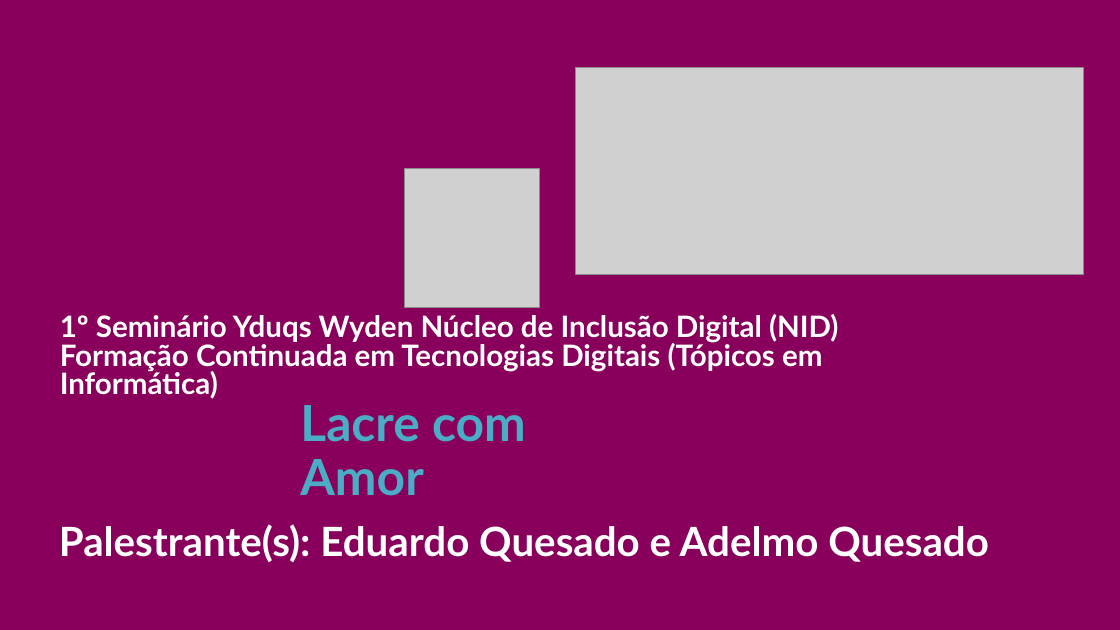
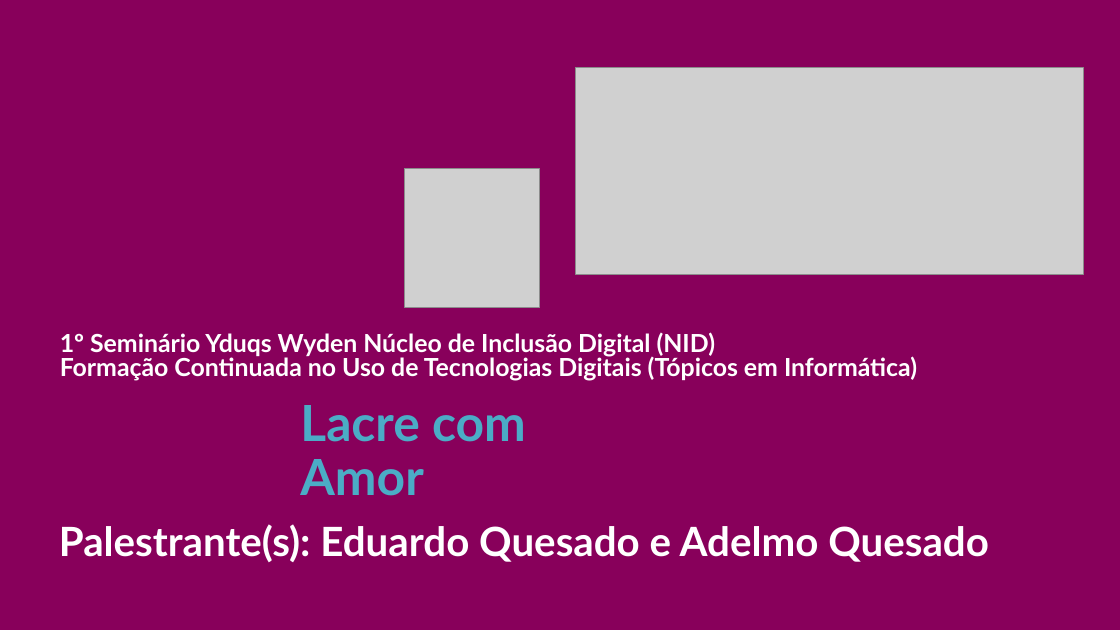
Before and after one commit to CloudEducationBrazil/nidyduqswyden, a slide deck: slide 1 of 09 seminário NID/Eduardo_PPT Seminário NID Yduqs Wyden UniRuy 2023_2 Dudu.pptx. Drawn at 1120x630 pixels with LibreOffice and Linux fonts; fonts in the diff are those of the drawing; grey boxes stand for pictures; background and template pictures are left out. Boxes give left, top, right and bottom in pixels: in the first picture for what was removed or moved away, otherwise in the second. Text is boxed around its words. In the diff, an @@ line names an element or a change of style, - is before the commit and + after.

Commit message:
roteiro cerimonial seminário NID ppts 02122023

```diff
--- a/09 seminário NID/Eduardo_PPT Seminário NID Yduqs Wyden UniRuy 2023_2 Dudu.pptx
+++ b/09 seminário NID/Eduardo_PPT Seminário NID Yduqs Wyden UniRuy 2023_2 Dudu.pptx
@@ text at <box>60,355,917,381</box>: text changed; size 19 to 16 pt @@
-Formação Continuada em Tecnologias Digitais (Tópicos em Informática)
+Formação Continuada no Uso de Tecnologias Digitais (Tópicos em Informática)
@@ text at <box>60,332,716,357</box>: size 19 to 16 pt in "1º Seminário Yduqs Wyden Núcleo de Inclusão ..." @@
```
Also in this commit, not shown: 5 other files.
